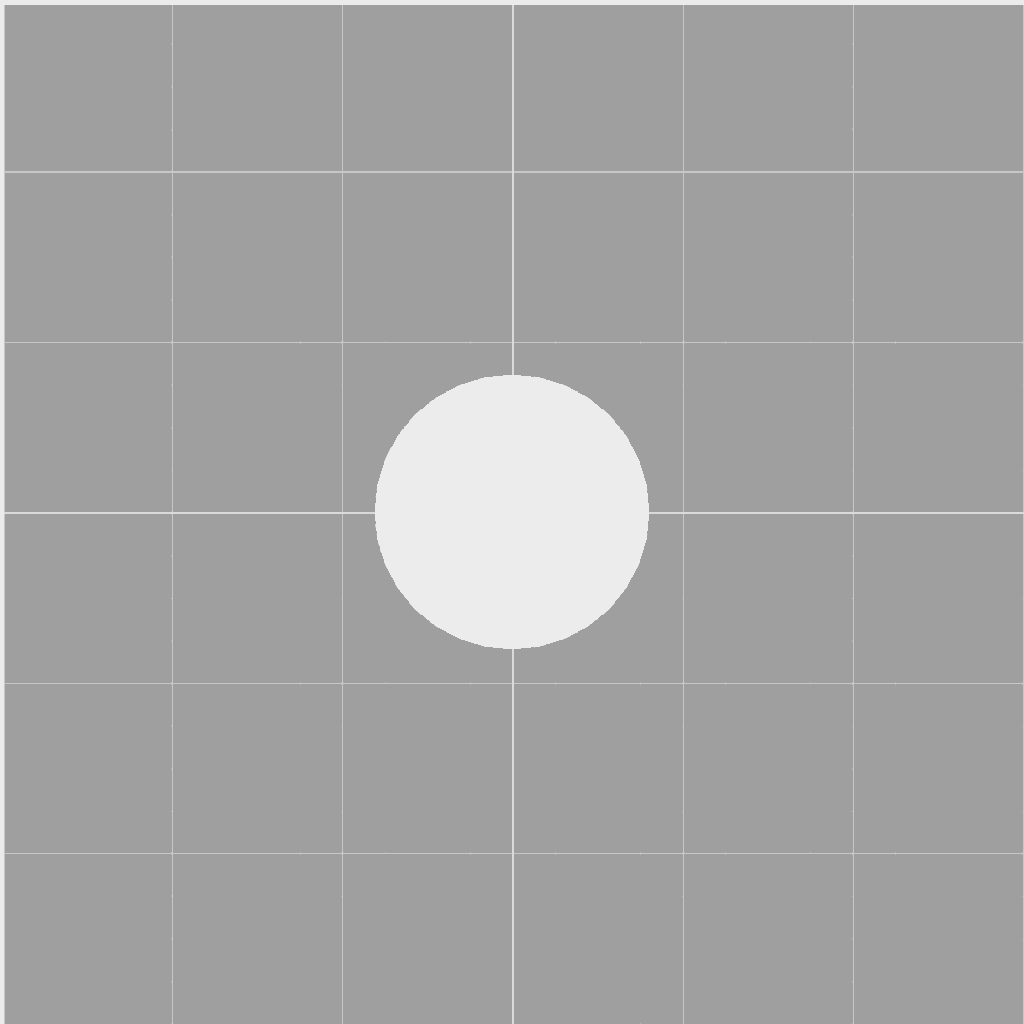
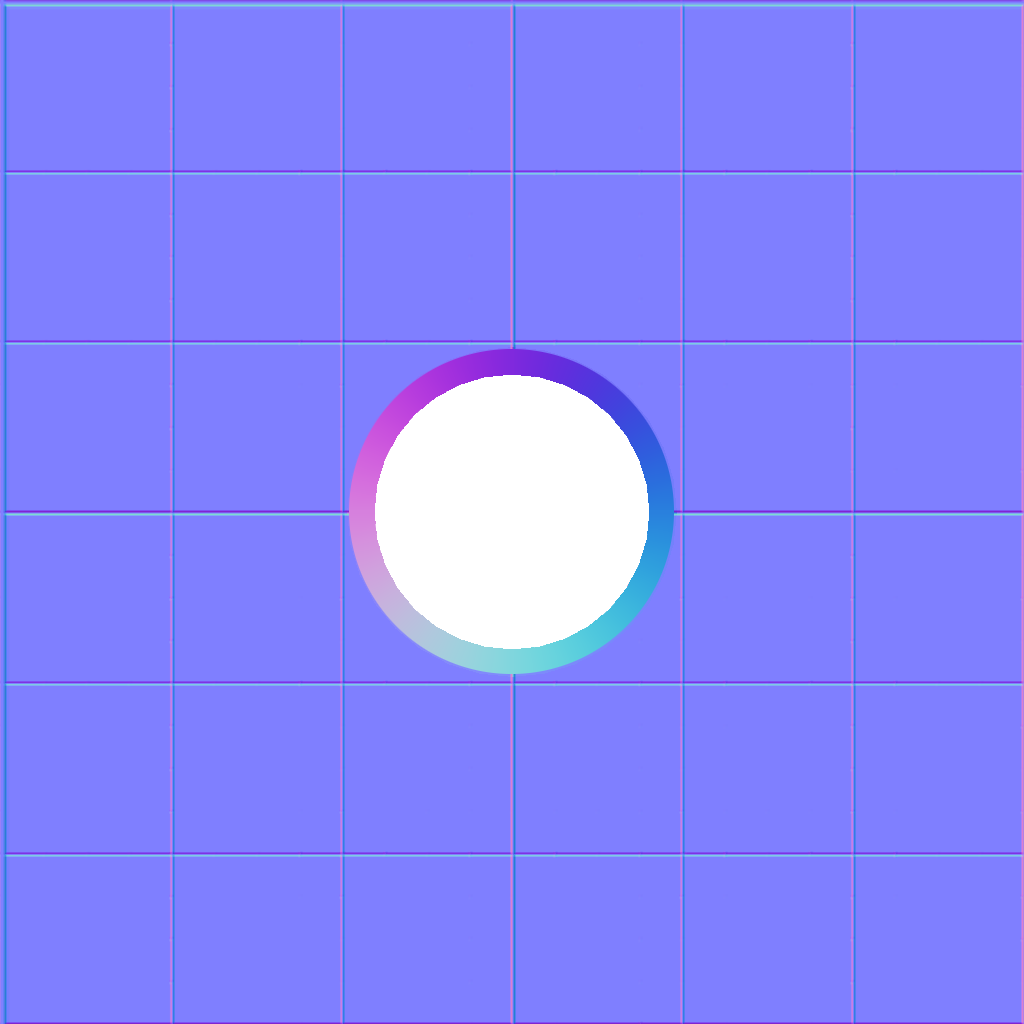
Revision of a layered w=1024, h=1024 image; what changed, layer by layer:
hid "Window_Base+Specular.png", painted on it over [0, 0, 1024, 1024]
added layer "Pasted Layer" above "Window_Normal.png" over [0, 0, 1024, 1024]
showed "Window_Normal.png" over [0, 0, 1024, 1024]
